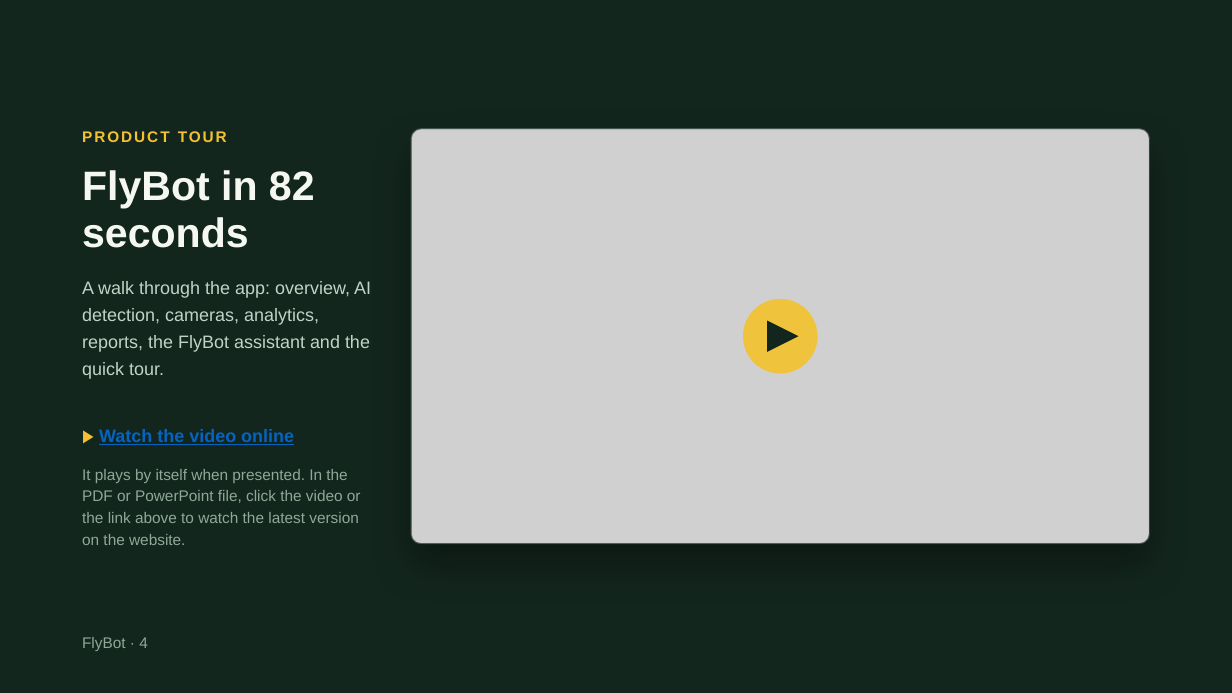
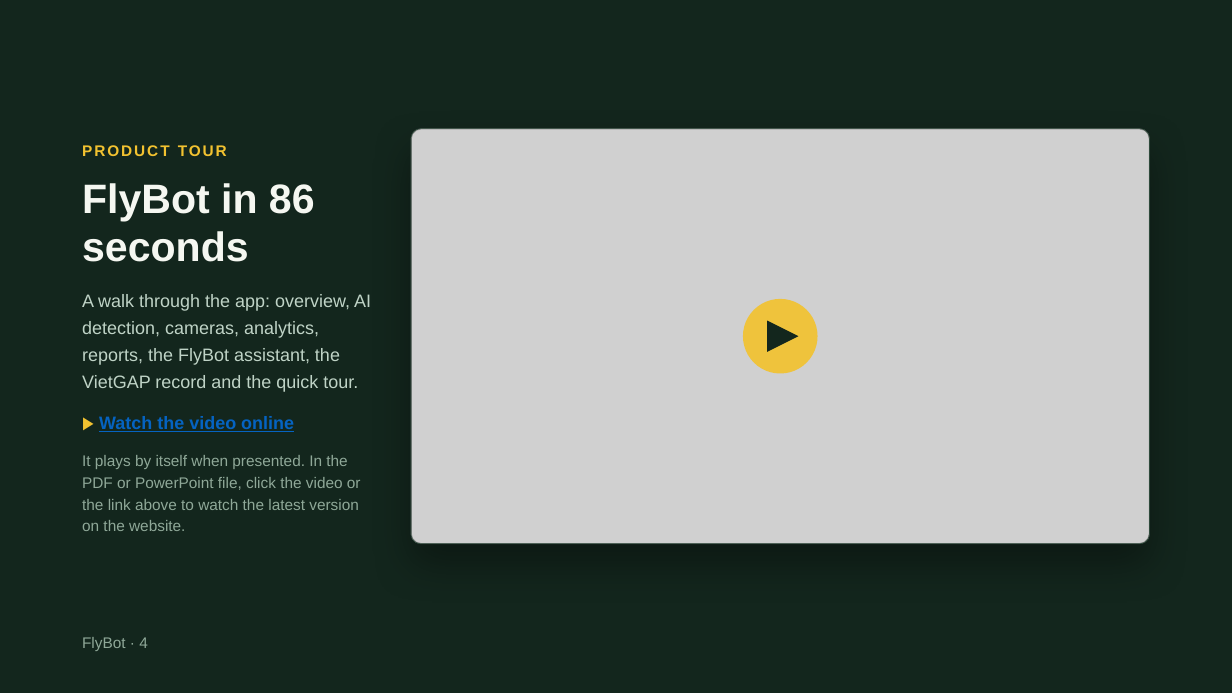
Before and after one commit to agrhub/flybot, a slide deck: slide 4 of FlyBot – Product overview.pptx. Drawn at 1232x693 pixels with LibreOffice and Linux fonts; fonts in the diff are those of the drawing; grey boxes stand for pictures. Boxes give left, top, right and bottom in pixels: in the first picture for what was removed or moved away, otherwise in the second. Text is boxed around its words. In the diff, an @@ line names an element or a change of style, - is before the commit and + after.

```diff
--- a/FlyBot – Product overview.pptx
+++ b/FlyBot – Product overview.pptx
@@ text "PRODUCT TOUR": place and size @@
-text "PRODUCT TOUR" at (82, 131, 227, 142)
+text "PRODUCT TOUR" at (82, 145, 227, 156)
@@ title at (82, 183, 315, 262): text changed @@
-FlyBot in 82 seconds
+FlyBot in 86 seconds
@@ text at (82, 294, 371, 392): text changed @@
-A walk through the app: overview, AI detection, cameras, analytics, reports, the FlyBot assistant and the quick tour.
+A walk through the app: overview, AI detection, cameras, analytics, reports, the FlyBot assistant, the VietGAP record and the quick tour.
@@ text "▶ Watch the video online": place and size @@
-text "▶ Watch the video online" at (99, 429, 294, 445)
+text "▶ Watch the video online" at (99, 416, 294, 432)
@@ text "It plays by itself when ...": place and size @@
-text "It plays by itself when ..." at (82, 469, 361, 545)
+text "It plays by itself when ..." at (82, 455, 361, 531)
```
Also in this commit, not shown: 11 other slides changed, 1 other file.
